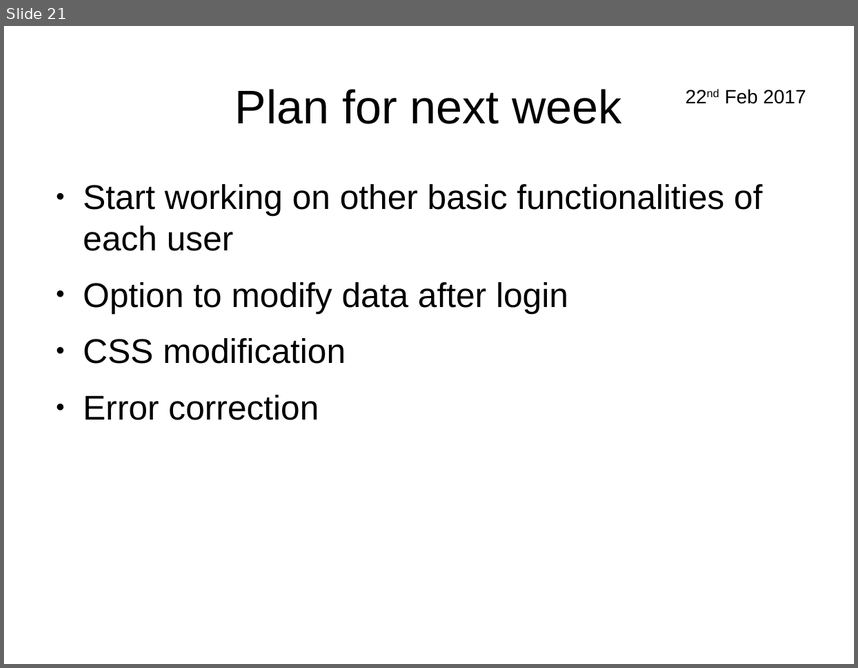
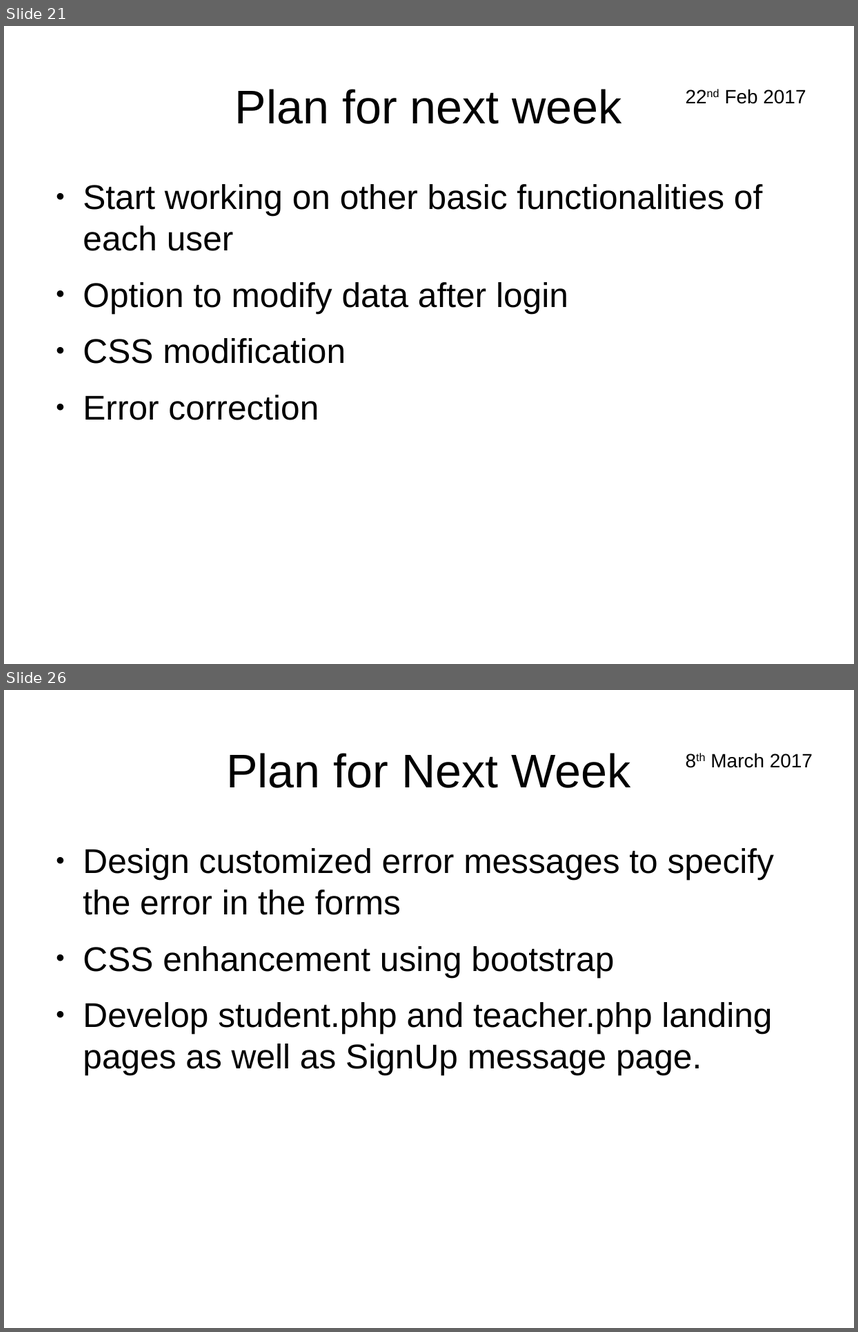
Before and after one commit to pandusonu2/WebTech, a slide deck: Presentation.odp. Shown one above the other, each under a label of ours: slide 21 before the commit, slides 21 and 26 after it; the slides between them are not shown. The pictures are 858x668 and 858x1332 pixels, drawn with LibreOffice and Linux fonts; fonts in the diff are those of the drawing. Boxes give left, top, right and bottom in pixels: in the first picture for what was removed or moved away, otherwise in the second. Text is boxed around its words. In the diff, an @@ line names an element or a change of style, - is before the commit and + after.

```diff
--- a/Presentation.odp
+++ b/Presentation.odp
@@ slide 26 added at (x1=4, y1=690, x2=854, y2=1328), background #FFFFFF @@
@@ title added at (x1=226, y1=753, x2=631, y2=788), 44 pt, text #000000 @@
+Plan for Next Week
@@ text added at (x1=711, y1=753, x2=813, y2=768), 18 pt, text #000000 @@
+8th March 2017
@@ text added at (x1=83, y1=848, x2=775, y2=1074), 32 pt, text #000000 @@
+● Design customized error messages to specify the error in the forms
+● CSS enhancement using bootstrap
+● Develop student.php and teacher.php landing pages as well as SignUp message page.
```
Also in this commit, not shown: 4 other slides added, 4 other files.
